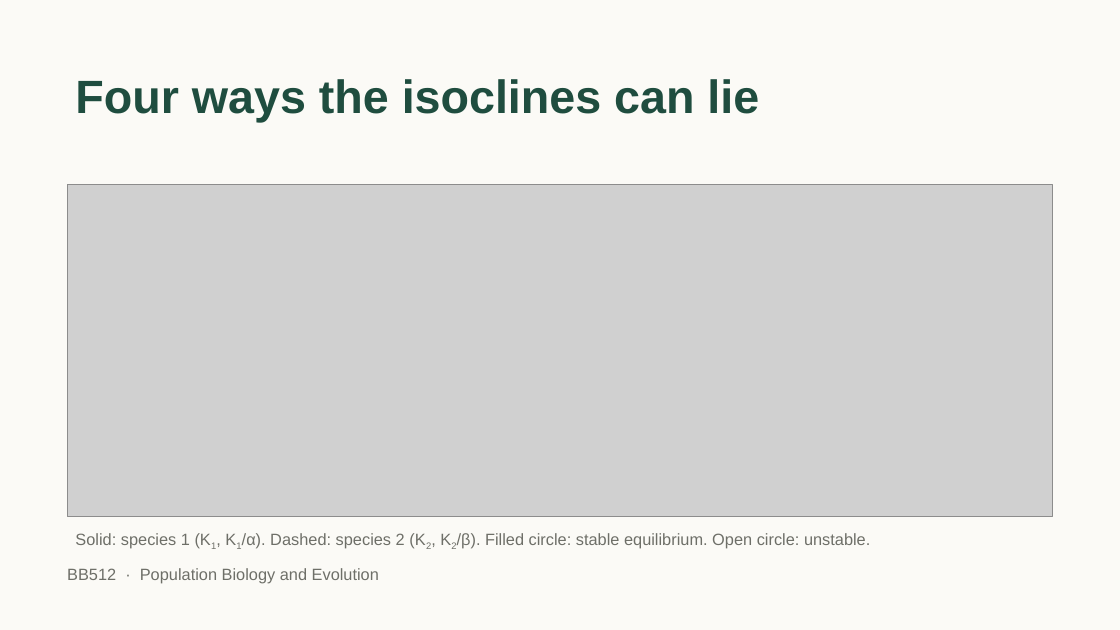
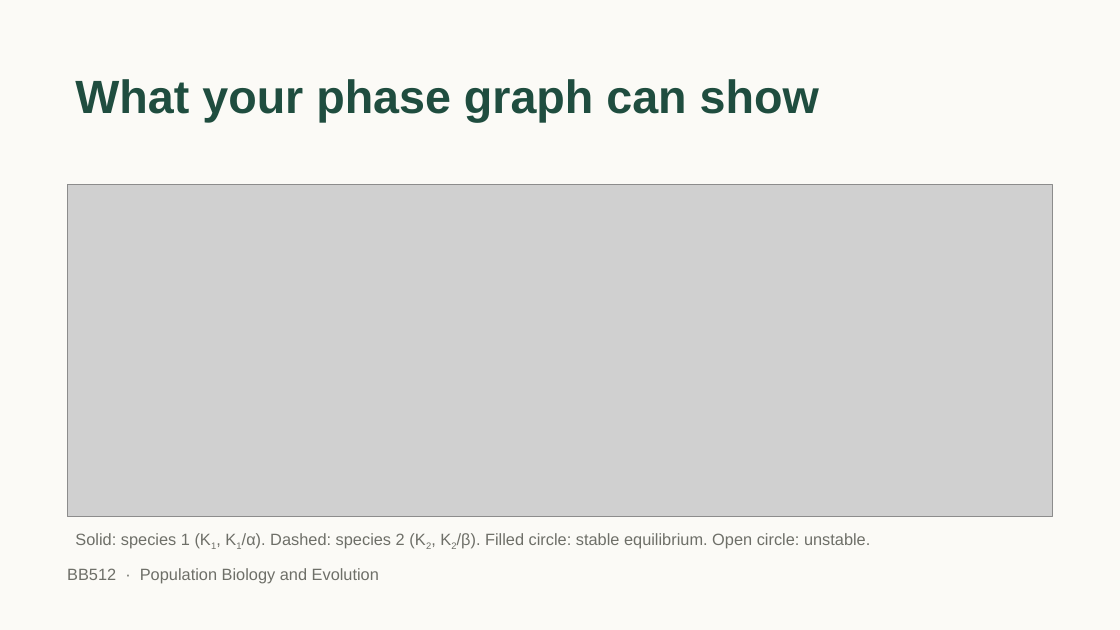
Before and after one commit to jonesor/BB512_Book, a slide deck: slide 4 of lecture_figures/lv_competition/BB512 - Lotka Volterra Competition Practical v2.pptx (slide 7 before the commit). Drawn at 1120x630 pixels with LibreOffice and Linux fonts; fonts in the diff are those of the drawing; grey boxes stand for pictures. Boxes give left, top, right and bottom in pixels: in the first picture for what was removed or moved away, otherwise in the second. Text is boxed around its words. In the diff, an @@ line names an element or a change of style, - is before the commit and + after.

```diff
--- a/lecture_figures/lv_competition/BB512 - Lotka Volterra Competition Practical v2.pptx
+++ b/lecture_figures/lv_competition/BB512 - Lotka Volterra Competition Practical v2.pptx
@@ title at (x1=75, y1=79, x2=819, y2=123): text changed @@
-Four ways the isoclines can lie
+What your phase graph can show
```
Also in this commit, not shown: 3 other slides changed, 14 slides removed, 2 other files.
